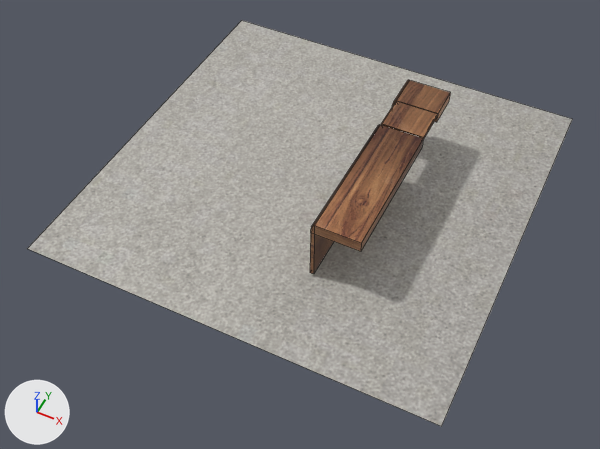
The Blender file Assets/Models/Scenery/Bancada.blend, before and after one commit.
Rendered twice from a 50 mm lens placed at (8.2, -20.6, 27.3), pointed at (-3.0, 1.8, -0.8). Every picture has the same lights, and +X, +Y and +Z are marked at lower left. Mesh edges are drawn as thin lines. The same objects are shown in both versions, whatever each file hides.

The older version as bpy lines, for what is in view:
```python
me_cube = bpy.data.meshes.new('Cube')
me_cube.from_pydata(...)  # 66 vertices, 47 faces, 2 loose edges; spans x -1.17..1.0, y -1.0..9.1, z -0.2..2.85
me_cube.materials.append(mat_madeira)  # picture img_brown_wooden_flooring_53876_90802_jpg
me_plane = bpy.data.meshes.new('Plane')
me_plane.from_pydata(...)  # 4 vertices, 1 face; spans x -1.0..1.0, y -1.0..1.0, z 0.0
me_plane.materials.append(mat_chão)  # picture img_floor_jpg
ob_bancada = bpy.data.objects.new('Bancada', me_cube)
ob_bancada.location = (0.0, 0.0, 0.12)
ob_chão = bpy.data.objects.new('Chão', me_plane)
ob_chão.location = (-3.25, 4.31, -0.22)
ob_chão.scale = (9.47, 9.47, 9.47)
```
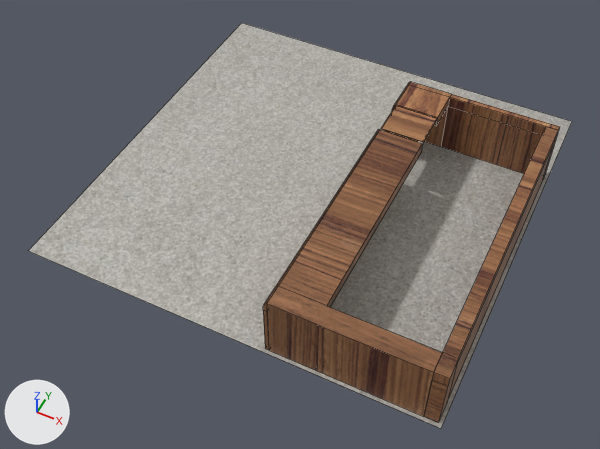
Location of each change, [x1, y1, x2, y2] in pixels of the pictures (600 x 449 px):
'Chão', moved: before [27, 20, 573, 426]; after [29, 23, 572, 428]
'Bancada', reshaped, moved (110% wider, 75% taller): before [310, 80, 451, 274]; after [263, 82, 560, 423]
part 1 of me_cube, rebuilt: before [392, 80, 451, 122]; after [392, 82, 560, 176]
part 2 of me_cube, built on: before [310, 125, 423, 274]; after [263, 127, 558, 423]
part 3 of me_cube, surface changed: before [381, 101, 438, 139]; after [381, 106, 437, 143]

The change, as a diff of the scene's bpy script:
```diff
--- a/Assets/Models/Scenery/Bancada.blend.py
+++ b/Assets/Models/Scenery/Bancada.blend.py
@@ me_cube @@
 # used by ob_bancada; location = (0.0, 0.0, 0.12)
-me_cube.from_pydata(...)  # 66 vertices, 47 faces, 2 loose edges; spans x -1.17..1.0, y -1.0..9.1, z -0.2..2.85
+me_cube.from_pydata(...)  # 129 vertices, 102 faces, 5 loose edges; spans x -1.17..6.04, y -4.99..9.35, z -0.2..2.87
+# me_cube part 1: the loose piece of 26 vertices spanning x -1.17..1.0, y 7.46..9.1, z -0.2..2.85 is rebuilt with 41 vertices and now spans x -1.17..6.04, y 7.5..9.35, z -0.2..2.87
+# me_cube part 2: 9 vertices moved from x -1.17..1.0, y -1.0..7.43, z 2.35..2.85 to x -1.17..1.0, y -4.09..7.43, z 2.35..2.87; 8 vertices removed from x -1.17..1.0, y -1.0, z -0.2..2.85; 56 vertices added at x -1.17..6.04, y -4.99..9.07, z -0.2..2.86
+# me_cube part 3: 15 kept faces spanning x -1.17..1.0, y 5.6..7.43, z -0.2..2.87 get new texture (UV) coordinates
 me_cube.materials.append(mat_madeira)
@@ ob_bancada @@
 ob_bancada = bpy.data.objects.new('Bancada', me_cube)
-ob_bancada.location = (0.0, 0.0, 0.12)
+ob_bancada.location = (0.0, 0.0, -0.17)
@@ ob_chão @@
 ob_chão = bpy.data.objects.new('Chão', me_plane)
-ob_chão.location = (-3.25, 4.31, -0.22)
+ob_chão.location = (-3.25, 4.31, -0.38)
 ob_chão.scale = (9.47, 9.47, 9.47)
```
